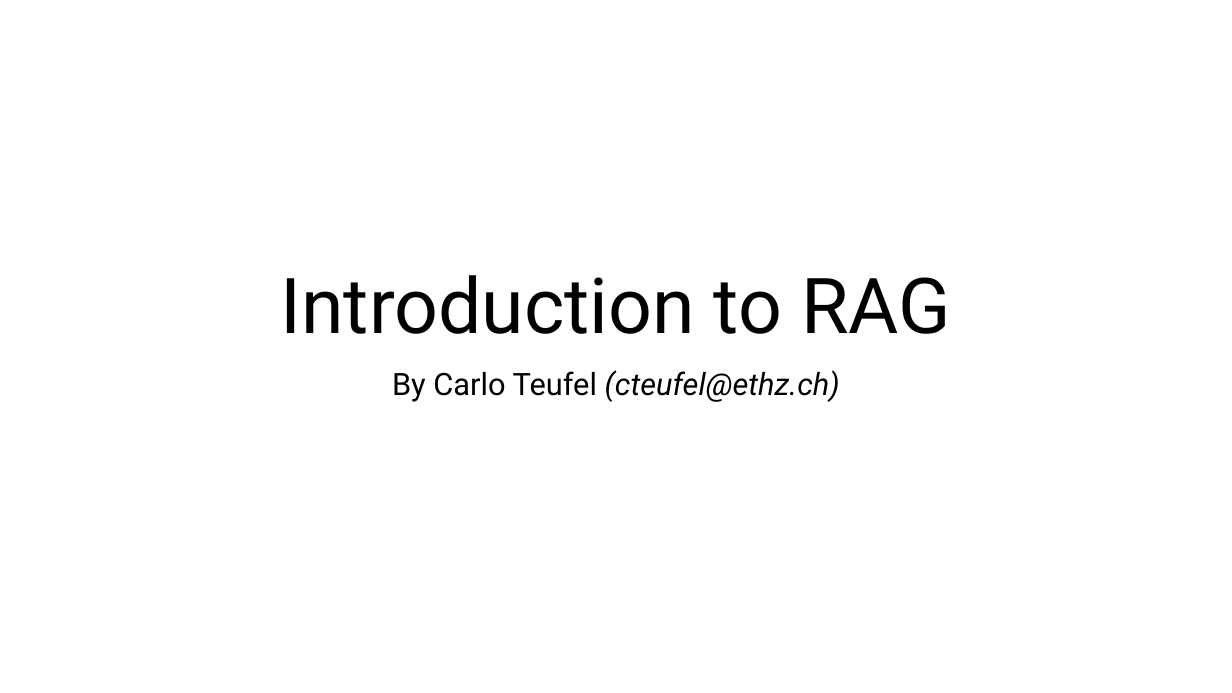
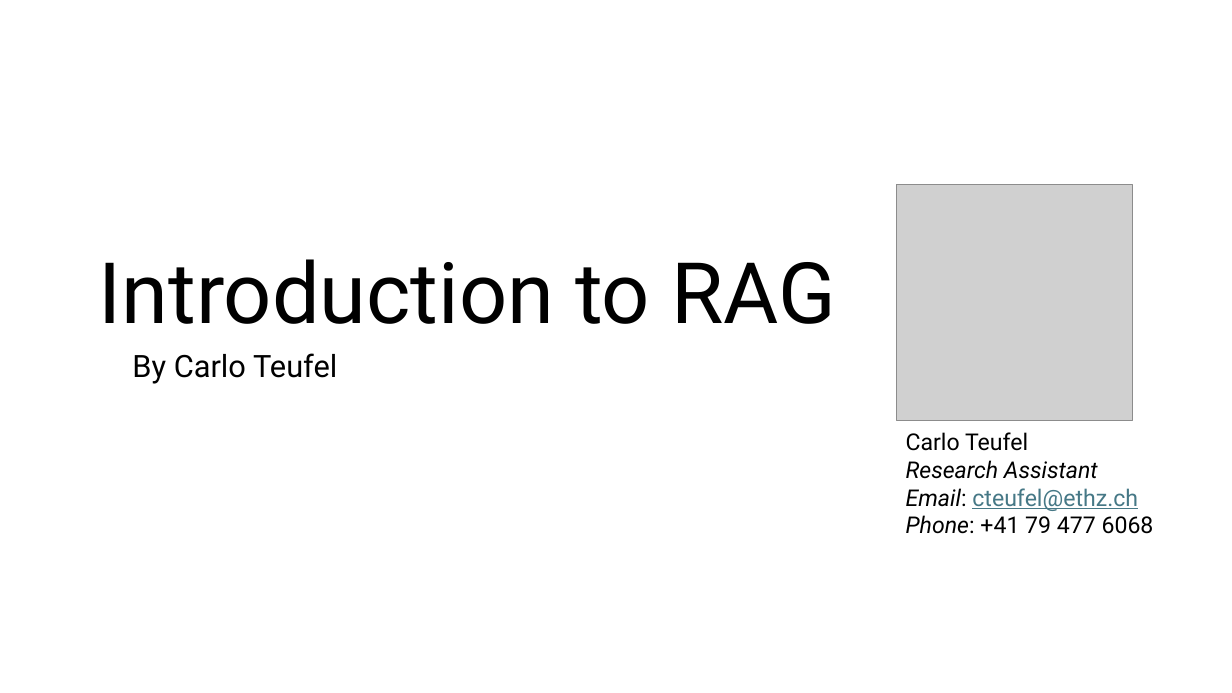
Before and after one commit to cteufel13/FinRAG, a slide deck: slide 1 of docs/LLM presentation.pptx. Drawn at 1232x693 pixels with LibreOffice and Linux fonts; fonts in the diff are those of the drawing; grey boxes stand for pictures. Boxes give left, top, right and bottom in pixels: in the first picture for what was removed or moved away, otherwise in the second. Text is boxed around its words. In the diff, an @@ line names an element or a change of style, - is before the commit and + after.

Commit message:
Update Jupyter Notebook and presentation

```diff
--- a/docs/LLM presentation.pptx
+++ b/docs/LLM presentation.pptx
@@ title "Introduction to RAG": place and size @@
-title "Introduction to RAG" at (281, 275, 951, 334)
+title "Introduction to RAG" at (99, 259, 836, 324)
@@ title "Introduction to RAG" at (99, 259, 836, 324): size 60 to 66 pt @@
@@ picture added at (897, 185, 1132, 421) @@
@@ subtitle at (132, 353, 337, 384): text changed; italic off @@
-By Carlo Teufel (cteufel@ethz.ch)
+By Carlo Teufel
@@ text added at (906, 432, 1154, 534), 18 pt, text #000000 @@
+Carlo Teufel
+Research Assistant
+Email: cteufel@ethz.ch
+Phone: +41 79 477 6068
```
Also in this commit, not shown: 2 other files.
